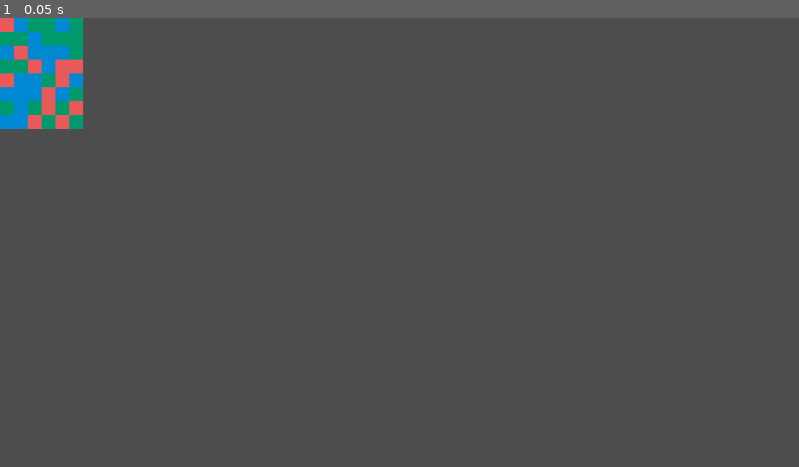
Above: before the commit, frame 1.
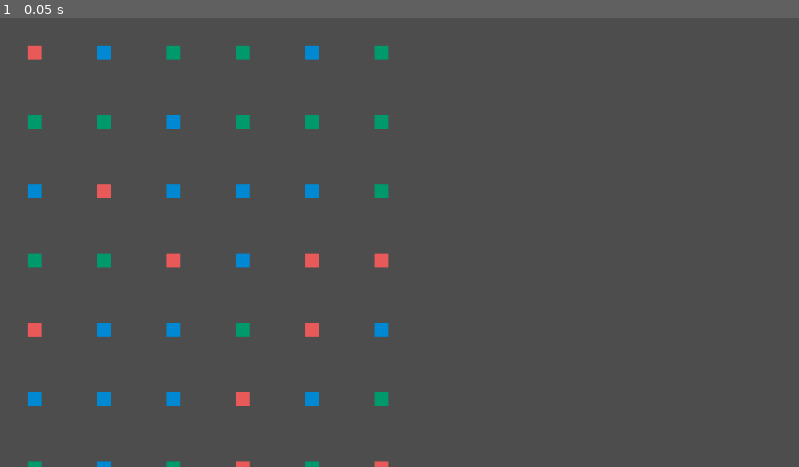
Above: after the commit, the same moment.

Repository: RocketJamDev/theres-too-much
Game: Godot game, scene res://Scenes/car_grid.tscn
The game is run twice, just before and just after one commit, with the same random seed, the same clock (stepped at 60 frames per second) and the same inputs. The project has no main scene, so this scene is started directly.
Inputs:
- Up to frame 1 (0.05 s): no input

The runs differ from the first frame. In frame 1, 4.6% of the frame differs, in the area x 0-49%, y 0-100%.

Commit message:
Carpool check and carpool

Diff:
--- a/Scripts/car_grid.gd
+++ b/Scripts/car_grid.gd
@@ -4,7 +4,9 @@
 var car_grid =  []
 var column_size :int = 6
 var row_size :int = 8
-var cell_size: int = 20
+var cell_size: int = 100
+
+var money: int = 0
 
 
 const green_car = preload("res://Scenes/green_car.tscn")
@@ -19,8 +21,7 @@
 	spawn_cars()
 	paint_cars()
 
-
-	 #Al pulsar on_click_on_grid (en process):
+	#Al pulsar on_click_on_grid (en process):
 	#- Se llama a position_to_grid para obtener el coche pulsado de la matriz de coches.
 	#- Se comprueba si hay un coche guardado en la variable.
 	#- Si no hay coche pues se guarda.
@@ -28,42 +29,78 @@
 		#- Si no coincide: se borra el coche guardado y se da feedback de error.
 		#- Si coincide: se borra el coche guardado y se comieza el proceso carpooling eliminando de la matriz de coches el segundo coche.
 
-func on_click_on_grid(world_position: Vector2):
+func check_carpool(world_position: Vector2) -> bool:
 	var grid_position = position_to_grid(world_position)
-	print("World position: " + str(world_position) + " is Grid position: " + str(grid_position.y) + str(grid_position.x))
-	pass
+
+	if(grid_position == null):
+		current_car = null;
+		print('Clicked out of bounds')
+		return false
+
+	var clicked_car = car_grid[grid_position.y][grid_position.x]
+
+	if(clicked_car == null):
+		print('Clicked in an empty cell')
+		current_car = null;
+		return false
+
+	if(current_car == null):
+		print('Car in position (' + str(grid_position.y) + ', ' + str(grid_position.x) + ')' + ' with color ' + str(clicked_car.color) + ' saved.');
+		current_car = clicked_car
+		return false
+	else:
+		var clicked_car_grid_position = grid_position
+		var current_car_grid_position = position_to_grid(current_car.position)
+
+		if(are_positions_contiguous(clicked_car_grid_position, current_car_grid_position) == false):
+			current_car = null;
+			print('Cars are not contiguous')
+			return false
+
+		if(current_car.color != clicked_car.color):
+			current_car = null;
+			print('Cars are not of the same color')
+			return false
+
+		current_car = null;
+		self.carpool(current_car_grid_position, clicked_car_grid_position);
+		return true
+
+func are_positions_contiguous(pos1: Vector2, pos2: Vector2) -> bool:
+	if abs(pos1.x - pos2.x) <= 1 and abs(pos1.y - pos2.y) <= 1:
+		return true
+	else:
+		return false
 
 # Called every frame. 'delta' is the elapsed time since the previous frame.
 func _process(delta: float) -> void:
 	if Input.is_action_just_pressed("click"):
-		self.on_click_on_grid(get_global_mouse_position())
+		self.check_carpool(get_global_mouse_position())
 	pass
 
 #- grid_to_position(pos_grid): pos_world:
 #Le pasas la posición de la grid y te devuelve la posción del mundo del centro de la celda.
-func grid_to_position(grid_position:Vector2) -> Vector2:
+func grid_to_position(grid_position:Vector2):
 	if(grid_position.x >= column_size || grid_position.y >= row_size):
 		print("grid_to_position: grid_position out of bounds")
-		return Vector2.ZERO
+		return null
 
 	var world_position = Vector2()
 	world_position.x = grid_position.x * cell_size + cell_size / 2
 	world_position.y = grid_position.y * cell_size + cell_size / 2
 	return world_position
-	return Vector2.ZERO
 
 #- position_to_grid(pos_world):
  #Le pasas la posición del mundo y te devuelve la posición de la grid.
-func position_to_grid(world_position:Vector2) -> Vector2:
+func position_to_grid(world_position:Vector2):
 	var grid_position = Vector2()
 	grid_position.y = floor(world_position.y / cell_size)
 	grid_position.x = floor(world_position.x / cell_size)
 
 	if(grid_position.x >= column_size || grid_position.y >= row_size):
 		print("position_to_grid: grid_position out of bounds")
-		return Vector2.ZERO
+		return null
 	return grid_position
-
 
 #- spawn_cars():
 # recorrer la grid, spawnea un coche con un color al azar y le establece la posición.
@@ -85,14 +122,19 @@
 			var car_to_paint = car_grid[i][j]
 			car_to_paint.position = grid_to_position(Vector2(j, i))
 			add_child(car_to_paint)
-			print("Pintando coche de color " + str(car_to_paint.color) + " en celda (" + str(i) + ", " + str(j) + ") en posicion " + str(car_to_paint.position))
+			#print("Pintando coche de color " + str(car_to_paint.color) + " en celda (" + str(i) + ", " + str(j) + ") en posicion " + str(car_to_paint.position))
 
 #relocate_cars(array de celdas):
 #recoloca todos los coches que están por encima una celda más abajo.
 #Asegurarse que se hace siempre de abajo a arriba.
 func relocate_cars(empty_cells: Array[Vector2]):
 	pass
-#- carpool(coche1 y coche2):
-	#se encarga de borrar el coche 2, sumar dinero, y llamar al método relocate_cars.
-func car_pool(car1: car, car2:car) ->void:
-	pass
+
+# Se elimina de la matriz de coches el segundo coche.
+func carpool(car1_grid_position: Vector2, car2_grid_position: Vector2):
+	if(car_grid[car2_grid_position.y][car2_grid_position.x] != null):
+		car_grid[car2_grid_position.y][car2_grid_position.x] = null;
+		money += 10;
+		print('Carpool successful. Current money: ' + str(money));
+	else:
+		print('Carpool error car2 not in grid')
